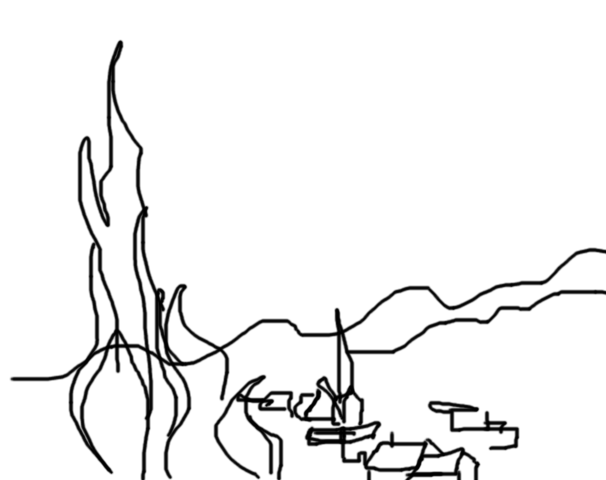
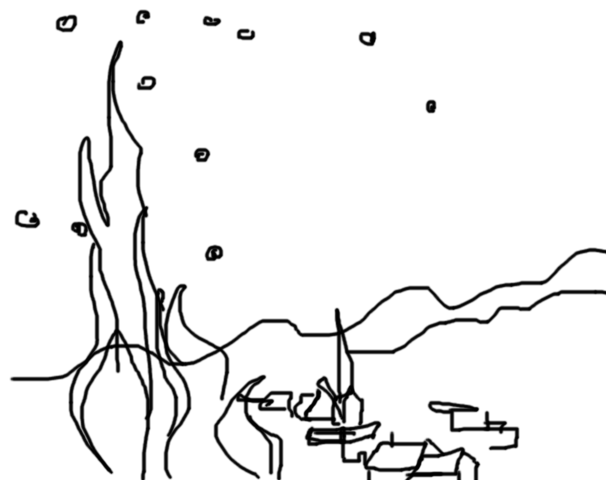
Before/after of a w=606, h=480 layered artwork. What changed in the layer stack:
painted on "landscape" over [14, 9, 437, 262]
